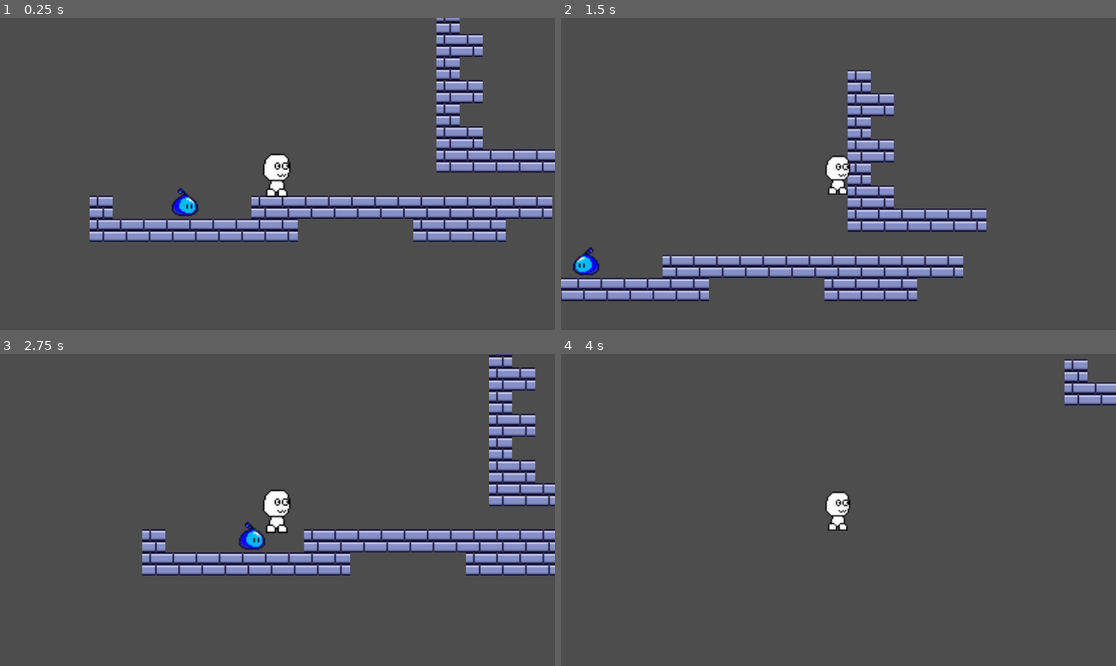
Above: before the commit, frames 1-4 (two rows, left to right).
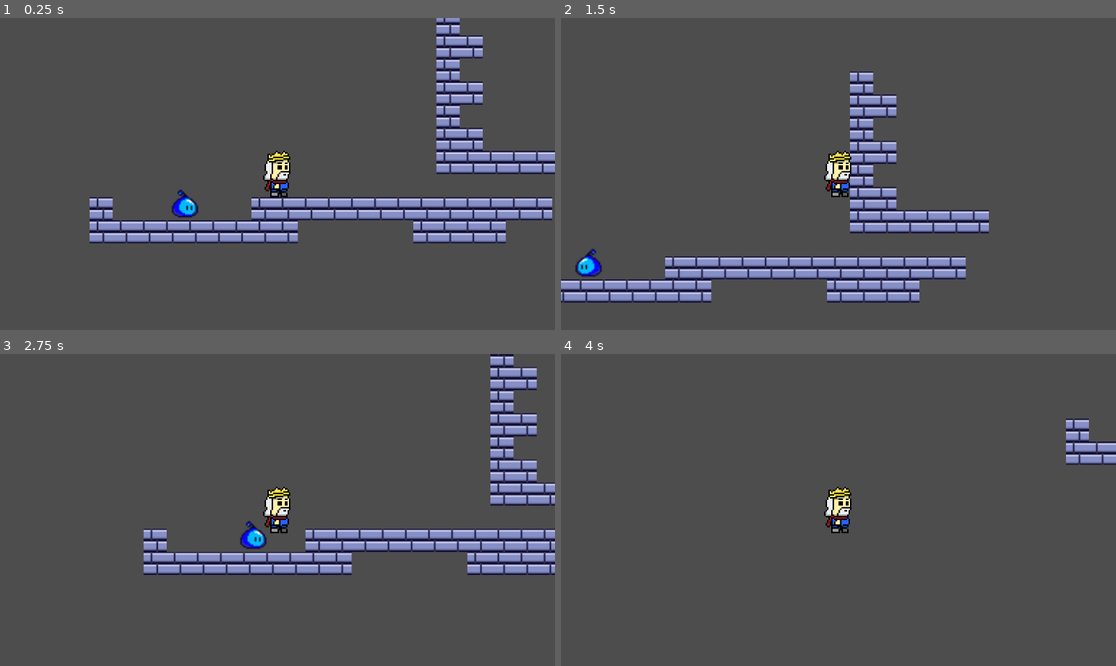
Above: after the commit, the same moments.

Repository: AND0MASTER/gamejam
Game: Godot game, scene res://Scenes/game.tscn
The game is run twice, just before and just after one commit, with the same random seed, the same clock (stepped at 60 frames per second) and the same inputs. This scene is started directly instead of the project's main scene.
Inputs:
- Up to frame 1 (0.25 s): no input
- Up to frame 2 (1.5 s): hold D (move_right) from 0.53 s (still down); tap F (grow) at 0.6, 1.35 s; tap W (jump) at 0.77 s
- Up to frame 3 (2.75 s): tap W (jump) at 1.52 s; release D (move_right) at 2.03 s; hold A (move_left) from 2.03 s (still down); tap F (grow) at 2.1 s
- Up to frame 4 (4 s): keep holding A (move_left); tap F (grow) at 2.85, 3.6 s; tap W (jump) at 3.02, 3.77 s

The runs differ from the first frame. In frame 1, 7.9% of the frame differs, in the area x 16-100%, y 0-73%; in frame 2, 9.2%, in the area x 0-78%, y 16-92%; in frame 3, 7.0%; in frame 4, 2.4%.

Commit message:
Better Player

Diff:
--- a/Scenes/player.tscn
+++ b/Scenes/player.tscn
@@ -1,37 +1,80 @@
-[gd_scene load_steps=6 format=3 uid="uid://vgfjb3roo1xx"]
+[gd_scene load_steps=11 format=3 uid="uid://vgfjb3roo1xx"]
 
 [ext_resource type="Script" uid="uid://dksjspef8lcpa" path="res://Script/player.gd" id="1_v0iea"]
-[ext_resource type="Texture2D" uid="uid://bf2uuxkq48ens" path="res://Assets/littleGuy.png" id="2_cvnsp"]
+[ext_resource type="Texture2D" uid="uid://ec5dl7vwr2im" path="res://Assets/kingAnimations.png" id="2_cvnsp"]
 
-[sub_resource type="AtlasTexture" id="AtlasTexture_cvnsp"]
+[sub_resource type="AtlasTexture" id="AtlasTexture_6t5aa"]
 atlas = ExtResource("2_cvnsp")
 region = Rect2(0, 0, 32, 32)
+
+[sub_resource type="AtlasTexture" id="AtlasTexture_vgqql"]
+atlas = ExtResource("2_cvnsp")
+region = Rect2(32, 0, 32, 32)
+
+[sub_resource type="AtlasTexture" id="AtlasTexture_fkybt"]
+atlas = ExtResource("2_cvnsp")
+region = Rect2(0, 32, 32, 32)
+
+[sub_resource type="AtlasTexture" id="AtlasTexture_x3wgy"]
+atlas = ExtResource("2_cvnsp")
+region = Rect2(32, 32, 32, 32)
+
+[sub_resource type="AtlasTexture" id="AtlasTexture_3smsa"]
+atlas = ExtResource("2_cvnsp")
+region = Rect2(64, 32, 32, 32)
+
+[sub_resource type="AtlasTexture" id="AtlasTexture_8erm5"]
+atlas = ExtResource("2_cvnsp")
+region = Rect2(96, 32, 32, 32)
 
 [sub_resource type="SpriteFrames" id="SpriteFrames_6t5aa"]
 animations = [{
 "frames": [{
 "duration": 1.0,
-"texture": SubResource("AtlasTexture_cvnsp")
+"texture": SubResource("AtlasTexture_6t5aa")
+}, {
+"duration": 1.0,
+"texture": SubResource("AtlasTexture_vgqql")
 }],
 "loop": true,
-"name": &"default",
-"speed": 10.0
+"name": &"Idle",
+"speed": 5.0
+}, {
+"frames": [{
+"duration": 1.0,
+"texture": SubResource("AtlasTexture_fkybt")
+}, {
+"duration": 1.0,
+"texture": SubResource("AtlasTexture_x3wgy")
+}, {
+"duration": 1.0,
+"texture": SubResource("AtlasTexture_3smsa")
+}, {
+"duration": 1.0,
+"texture": SubResource("AtlasTexture_8erm5")
+}],
+"loop": true,
+"name": &"Walk",
+"speed": 8.0
 }]
 
-[sub_resource type="RectangleShape2D" id="RectangleShape2D_cvnsp"]
-size = Vector2(14, 28)
+[sub_resource type="CapsuleShape2D" id="CapsuleShape2D_f1ek2"]
+radius = 8.0
 
 [node name="Player" type="CharacterBody2D"]
 collision_layer = 2
 script = ExtResource("1_v0iea")
 
 [node name="AnimatedSprite2D" type="AnimatedSprite2D" parent="."]
+texture_filter = 1
 sprite_frames = SubResource("SpriteFrames_6t5aa")
-autoplay = "default"
+animation = &"Idle"
+autoplay = "Idle"
+frame_progress = 0.889448
 
 [node name="CollisionShape2D" type="CollisionShape2D" parent="."]
 position = Vector2(0, 1)
-shape = SubResource("RectangleShape2D_cvnsp")
+shape = SubResource("CapsuleShape2D_f1ek2")
 
 [node name="RayCastSmall" type="RayCast2D" parent="."]
 target_position = Vector2(0, -19)
